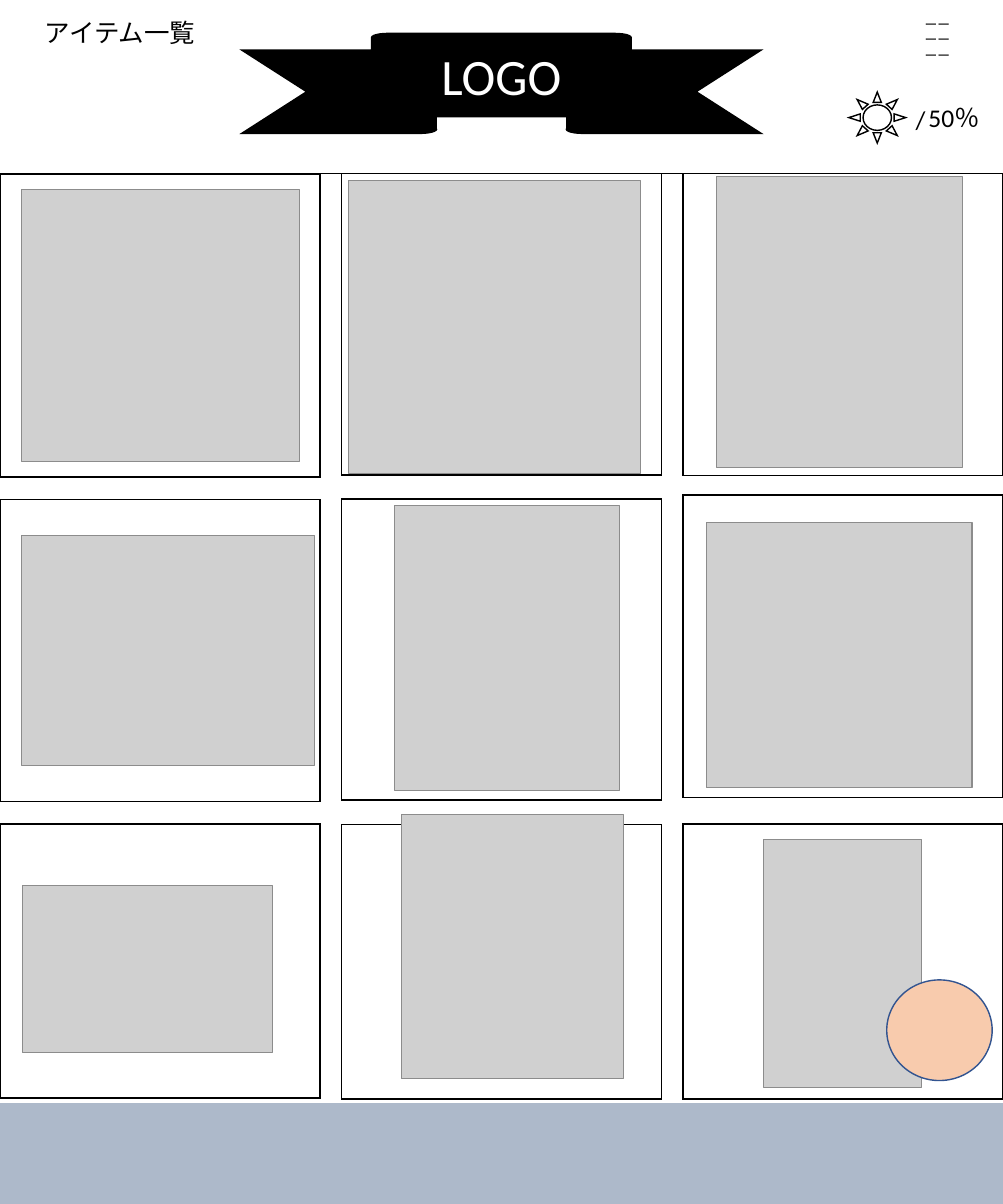
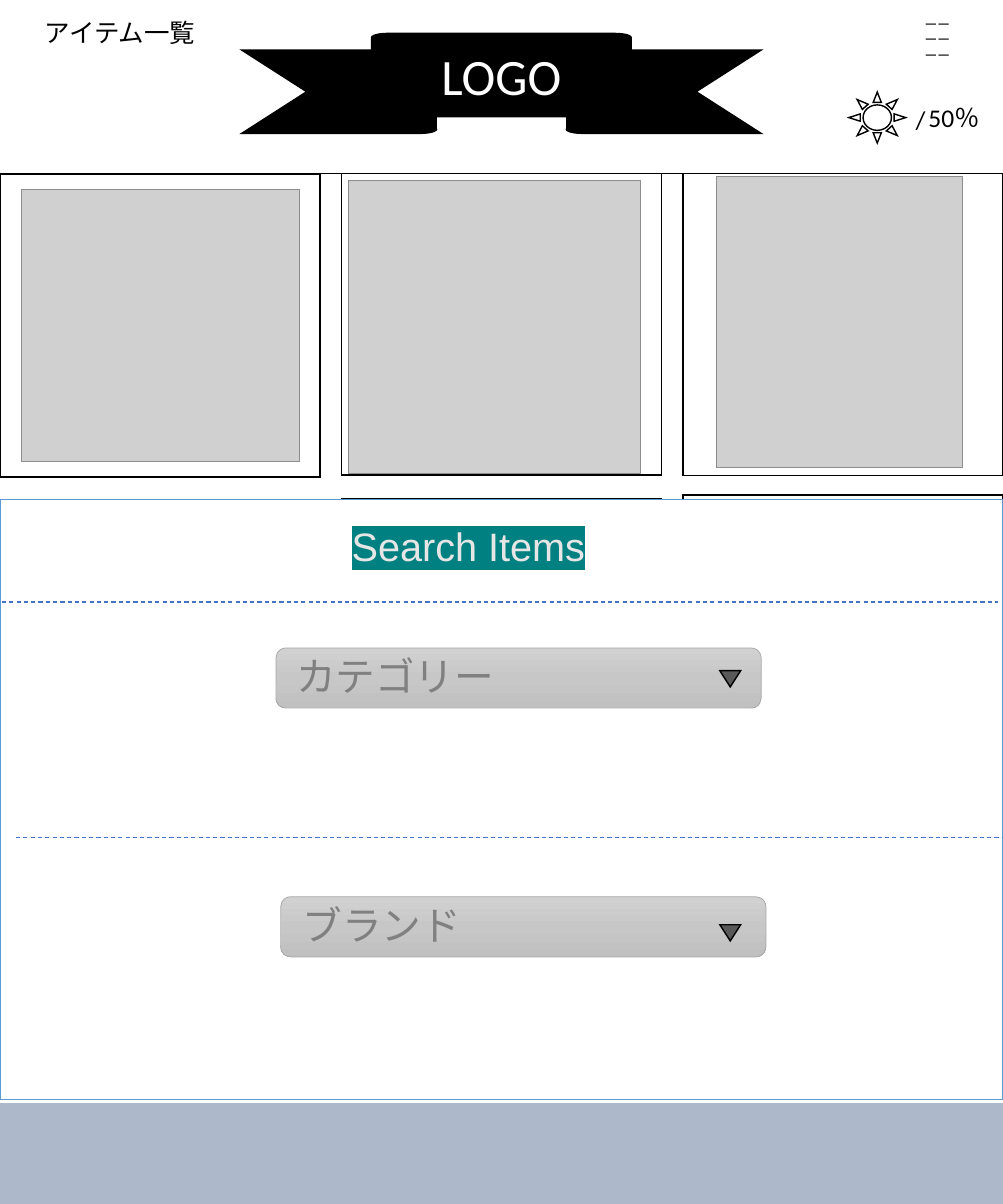
Before and after one commit to dojo2022/E-4, a slide deck: slide 6 of doc/デザイン.pptx (slide 5 before the commit). Drawn at 1003x1204 pixels with LibreOffice and Linux fonts; fonts in the diff are those of the drawing; grey boxes stand for pictures. Boxes give left, top, right and bottom in pixels: in the first picture for what was removed or moved away, otherwise in the second. Text is boxed around its words. In the diff, an @@ line names an element or a change of style, - is before the commit and + after.

```diff
--- a/doc/デザイン.pptx
+++ b/doc/デザイン.pptx
@@ rectangle added at [0, 499, 1003, 1099], fill #FFFFFF, outline #5B9BD5 1 pt @@
@@ picture: place and size @@
-picture at [394, 506, 619, 790]
+picture at [371, 499, 664, 792]
@@ picture: place and size @@
-picture at [706, 522, 972, 788]
+picture at [717, 506, 1003, 793]
@@ picture removed at [21, 535, 315, 766] @@
@@ text added at [352, 532, 585, 562], 28 pt, text #E7E6E6 @@
+Search Items
@@ line added from (0, 602) to (998, 602), #4472C4 0.75 pt dashed @@
@@ rounded rectangle added at [276, 648, 761, 708], fill gradient #D2D2D2 to #C8C8C8 to #C0C0C0, outline #A5A5A5 0.5 pt @@
@@ text added at [296, 658, 494, 693], 28 pt, text #808080 @@
+カテゴリー
@@ triangle added at [720, 671, 740, 687], fill #595959, outline #000000 1 pt @@
@@ line added from (16, 837) to (1003, 837), #4472C4 0.75 pt dashed @@
@@ picture removed at [402, 814, 624, 1078] @@
@@ picture removed at [764, 839, 922, 1087] @@
@@ picture removed at [22, 886, 272, 1053] @@
@@ rounded rectangle added at [280, 897, 766, 957], fill gradient #D2D2D2 to #C8C8C8 to #C0C0C0, outline #A5A5A5 0.5 pt @@
@@ text added at [303, 906, 461, 942], 28 pt, text #808080 @@
+ブランド
@@ triangle added at [720, 925, 740, 941], fill #595959, outline #000000 1 pt @@
@@ ellipse removed at [887, 980, 992, 1080] @@
```
Also in this commit, not shown: 1 slide added.
